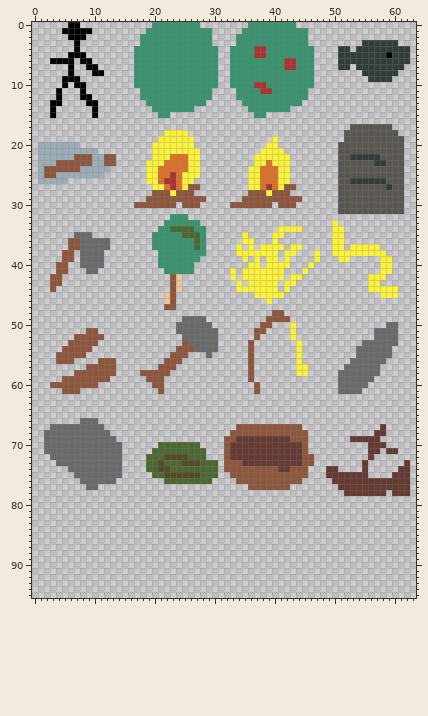
Edited in one commit: pixel-art file (Assets/textures/game_objects.ase). This is how it looked before the edit.
64x96 pixels, 1 frame.
After:
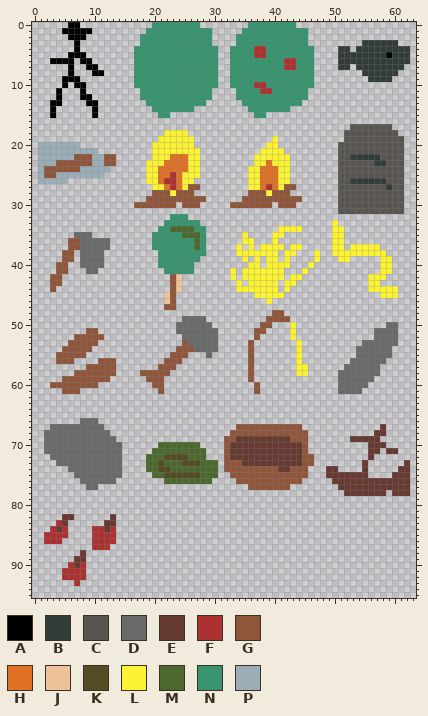
Palette (. is transparent): A #000000  B #323c39  C #595652  D #696a6a  E #663931  F #ac3232  G #8f563b  H #df7126  J #eec39a  K #524b24  L #fbf236  M #4b692f  N #37946e  P #9badb7
Change:
{"y":82,"x":5,"old":"..","new":"EE"}
{"y":82,"x":13,"old":".","new":"E"}
{"y":83,"x":4,"old":"..","new":"FE"}
{"y":83,"x":12,"old":"..","new":"EE"}
{"y":84,"x":3,"old":"...","new":"FEF"}
{"y":84,"x":10,"old":"....","new":"FFEF"}
{"y":85,"x":2,"old":"....","new":"FFFF"}
{"y":85,"x":10,"old":"....","new":"FFFF"}
{"y":86,"x":2,"old":"...","new":"FFF"}
{"y":86,"x":10,"old":"....","new":"FFFF"}
{"y":87,"x":10,"old":"...","new":"FFF"}
{"y":88,"x":8,"old":".","new":"E"}
{"y":89,"x":7,"old":"..","new":"EE"}
{"y":90,"x":6,"old":"...","new":"FEF"}
{"y":91,"x":5,"old":"....","new":"FFFF"}
{"y":92,"x":5,"old":"....","new":"FFFF"}
{"y":93,"x":7,"old":".","new":"F"}
